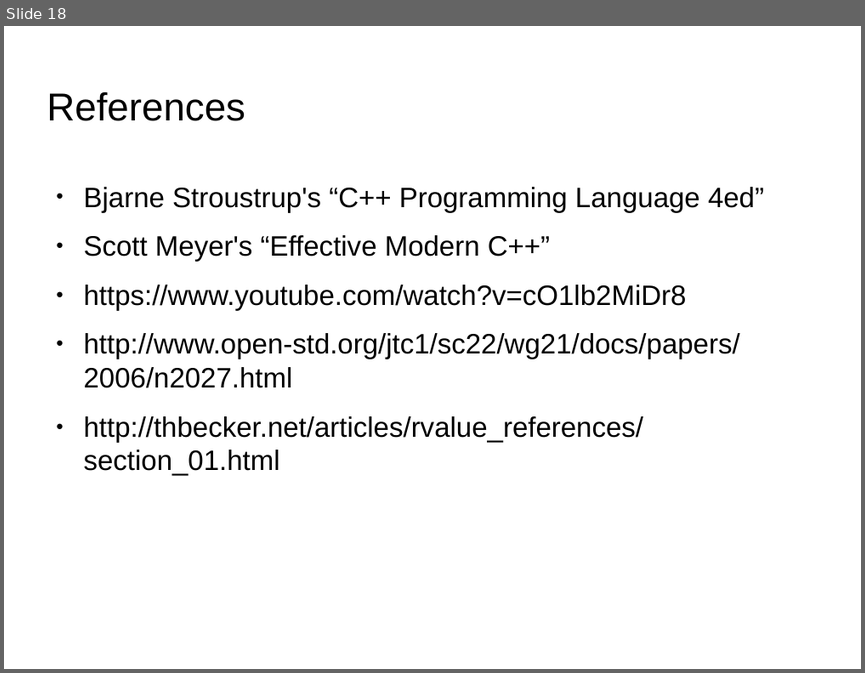
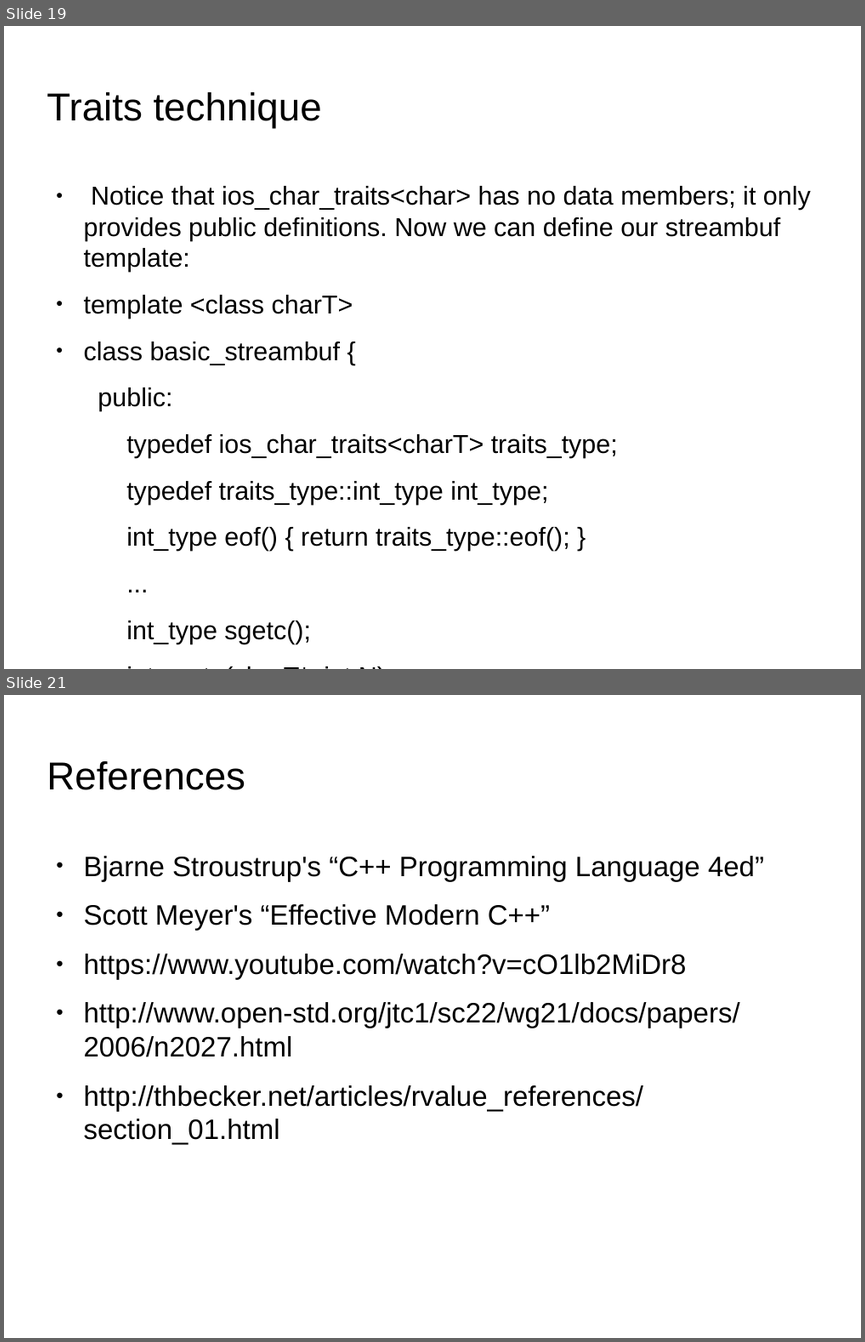
Before and after one commit to kks32/cpp-software-development, a slide deck: Ex_17_RTTI_Metaprogramming_Traits/Ex_17_RTTI_Metaprogramming_Traits.odp. Shown one above the other, each under a label of ours: slide 18 before the commit, slides 19 and 21 after it; the slides between them are not shown. The pictures are 865x673 and 865x1342 pixels, drawn with LibreOffice and Linux fonts; fonts in the diff are those of the drawing; background and template pictures are left out. Boxes give left, top, right and bottom in pixels: in the first picture for what was removed or moved away, otherwise in the second. Text is boxed around its words. In the diff, an @@ line names an element or a change of style, - is before the commit and + after.

Commit message:
Traits

```diff
--- a/Ex_17_RTTI_Metaprogramming_Traits/Ex_17_RTTI_Metaprogramming_Traits.odp
+++ b/Ex_17_RTTI_Metaprogramming_Traits/Ex_17_RTTI_Metaprogramming_Traits.odp
@@ slide 19 added at [4,26,861,669], background picture (left out) @@
@@ title added at [46,92,322,129], 36 pt, text #000000 @@
+Traits technique
@@ text added at [84,186,811,643], 24.1 pt, text #000000 @@
+● Notice that ios_char_traits<char> has no data members; it only provides public definitions. Now we can define our streambuf template:
+● template <class charT>
+● class basic_streambuf {
+public:
+typedef ios_char_traits<charT> traits_type;
+typedef traits_type::int_type int_type;
+int_type eof() { return traits_type::eof(); }
+...
+int_type sgetc();
+int sgetn(charT*, int N);
+● };
@@ what was slide 18 is now slide 21 @@
```
Also in this commit, not shown: 2 other slides added.
